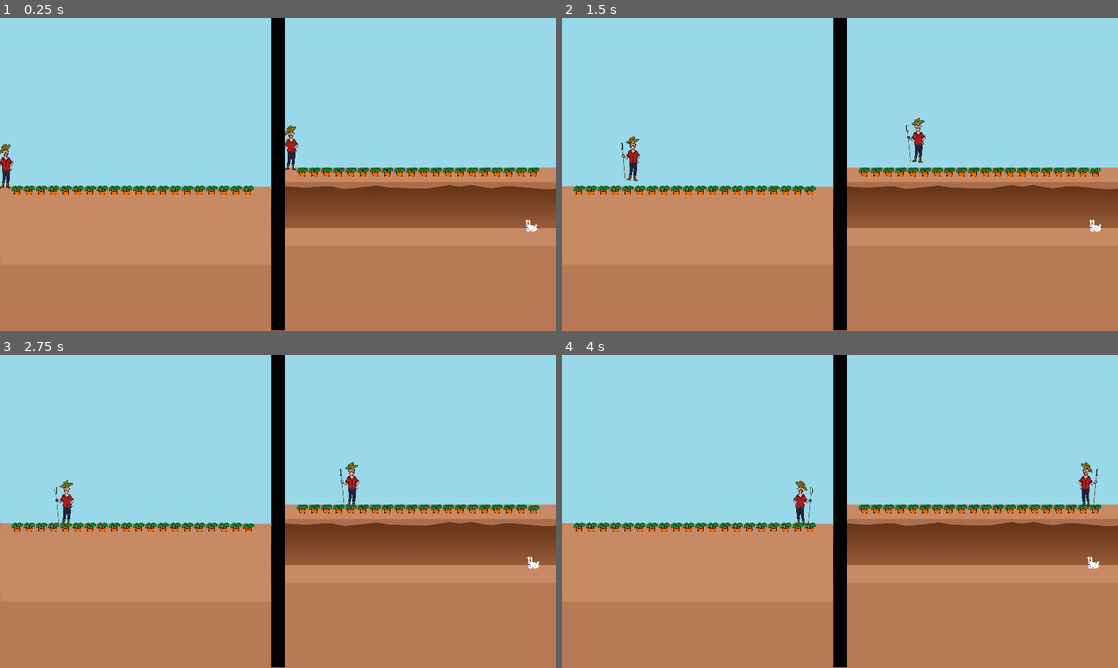
Above: before the commit, frames 1-4 (two rows, left to right).
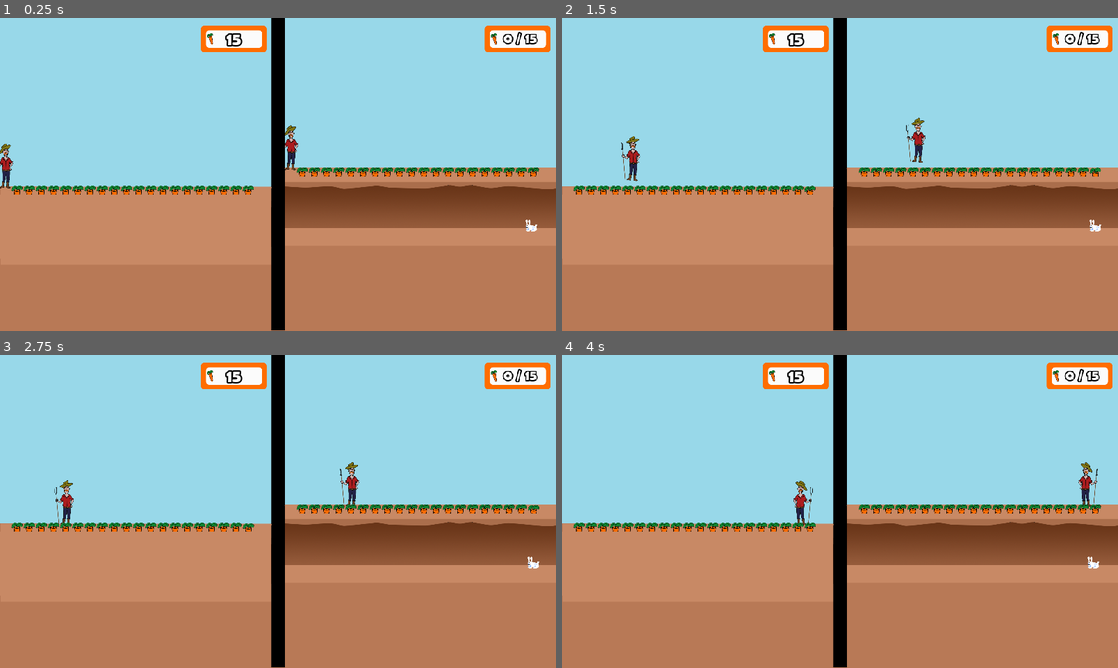
Above: after the commit, the same moments.

Repository: Brusi/ggj23
Game: Godot game, scene res://Game.tscn
The game is run twice, just before and just after one commit, with the same random seed, the same clock (stepped at 60 frames per second) and the same inputs.
Inputs:
- Up to frame 1 (0.25 s): no input
- Up to frame 2 (1.5 s): tap Enter at 0.5 s; hold D (farmer_right) 0.53-1.28 s; tap W (farmer_action_1) at 0.6 s; hold Down (rabbit_down) from 1.28 s (still down); tap S (farmer_pitchfork) at 1.35 s
- Up to frame 3 (2.75 s): tap R (restart) at 2 s; release Down (rabbit_down) at 2.03 s; hold D (farmer_right) from 2.03 s (still down); tap W (farmer_action_1) at 2.1 s
- Up to frame 4 (4 s): tap S (farmer_pitchfork) at 2.85 s; tap R (restart) at 3.5 s; release D (farmer_right) at 3.53 s; hold A (farmer_left) from 3.53 s (still down); tap W (farmer_action_1) at 3.6 s

The runs differ from the first frame. In frame 1, 2.0% of the frame differs, in the area x 36-99%, y 2-11%; in frame 2, 2.0%; in frame 3, 2.0%; in frame 4, 2.0%.

Commit message:
Counters + win score

Diff:
--- a/project/Game.gd
+++ b/project/Game.gd
@@ -3,7 +3,11 @@
 class_name Game
 
 export var splash: = false
+onready var farmer_counter = $GUI/farmer_counter
+onready var rabbit_counter = $GUI/rabbit_counter
 
+
+var collected_carrots := 0
 var carrots := []
 
 var ended: = false
@@ -21,6 +25,24 @@
 func end():
 	ended = true
 
+func rabbit_wins():
+	player_wins($GUI/rabbit_wins)
+
+func farmer_wins():
+	player_wins($GUI/farmer_wins)
+
+func player_wins(wins_gui):
+	ended = true
+	wins_gui.visible = true
+
+func collect_carrot():
+	collected_carrots += 1
+	farmer_counter.text = str(15 - collected_carrots)
+	rabbit_counter.text = str(collected_carrots) + " / 15"
+
+	if collected_carrots >= 15:
+		rabbit_wins()
+
 # Called every frame. 'delta' is the elapsed time since the previous frame.
 #func _process(delta):
 #	pass
--- a/project/Game.tscn
+++ b/project/Game.tscn
@@ -11,6 +11,8 @@
 [ext_resource path="res://assets/upper_ground.png" type="Texture" id=9]
 [ext_resource path="res://UpperGround.gd" type="Script" id=10]
 [ext_resource path="res://assets/sound/music.ogg" type="AudioStream" id=11]
+[ext_resource path="res://assets/carrot_counter.png" type="Texture" id=12]
+[ext_resource path="res://Theme.tres" type="Theme" id=13]
 
 [node name="Game" type="Node2D" groups=["game"]]
 script = ExtResource( 6 )
@@ -125,3 +127,78 @@
 [node name="Music" type="AudioStreamPlayer" parent="."]
 stream = ExtResource( 11 )
 autoplay = true
+
+[node name="GUI" type="CanvasLayer" parent="."]
+
+[node name="counter_board" type="TextureRect" parent="GUI"]
+margin_left = 680.0
+margin_top = 8.0
+margin_right = 1192.0
+margin_bottom = 264.0
+rect_scale = Vector2( 0.5, 0.5 )
+texture = ExtResource( 12 )
+
+[node name="counter_board2" type="TextureRect" parent="GUI"]
+margin_left = 1660.0
+margin_top = 8.0
+margin_right = 2172.0
+margin_bottom = 264.0
+rect_scale = Vector2( 0.5, 0.5 )
+texture = ExtResource( 12 )
+
+[node name="farmer_counter" type="Label" parent="GUI"]
+margin_left = 781.0
+margin_top = 33.0
+margin_right = 834.0
+margin_bottom = 107.0
+theme = ExtResource( 13 )
+text = "15"
+align = 1
+
+[node name="rabbit_counter" type="Label" parent="GUI"]
+margin_left = 1738.0
+margin_top = 39.0
+margin_right = 1884.0
+margin_bottom = 113.0
+rect_scale = Vector2( 0.8, 0.8 )
+theme = ExtResource( 13 )
+text = "0 / 15"
+align = 1
+
+[node name="rabbit_wins" type="Control" parent="GUI"]
+visible = false
+
+[node name="Label" type="Label" parent="GUI/rabbit_wins"]
+margin_left = 1267.0
+margin_top = 237.0
+margin_right = 1611.0
+margin_bottom = 311.0
+theme = ExtResource( 13 )
+text = "You've won!"
+
+[node name="Label2" type="Label" parent="GUI/rabbit_wins"]
+margin_left = 267.0
+margin_top = 237.0
+margin_right = 627.0
+margin_bottom = 311.0
+theme = ExtResource( 13 )
+text = "You've lost..."
+
+[node name="farmer_wins" type="Control" parent="GUI"]
+visible = false
+
+[node name="Label" type="Label" parent="GUI/farmer_wins"]
+margin_left = 274.0
+margin_top = 237.0
+margin_right = 618.0
+margin_bottom = 311.0
+theme = ExtResource( 13 )
+text = "You've won!"
+
+[node name="Label2" type="Label" parent="GUI/farmer_wins"]
+margin_left = 1260.0
+margin_top = 237.0
+margin_right = 1620.0
+margin_bottom = 311.0
+theme = ExtResource( 13 )
+text = "You've lost..."
--- a/project/Rabbit.gd
+++ b/project/Rabbit.gd
@@ -69,6 +69,7 @@
 
 	if carrot.out >= 1:
 		carrot.attached = false
+		game.collect_carrot()
 
 	return true
 
@@ -157,4 +158,4 @@
 		pulling_delay = 0.0
 		$Sprite.flip_v = false
 	else:
-		game.end()
+		game.farmer_wins()
Not shown: 1 places in project/Game.tscn that only renumber resources
Binary file added: project/assets/carrot_counter.png
Not shown, added: project/assets/carrot_counter.png.import
